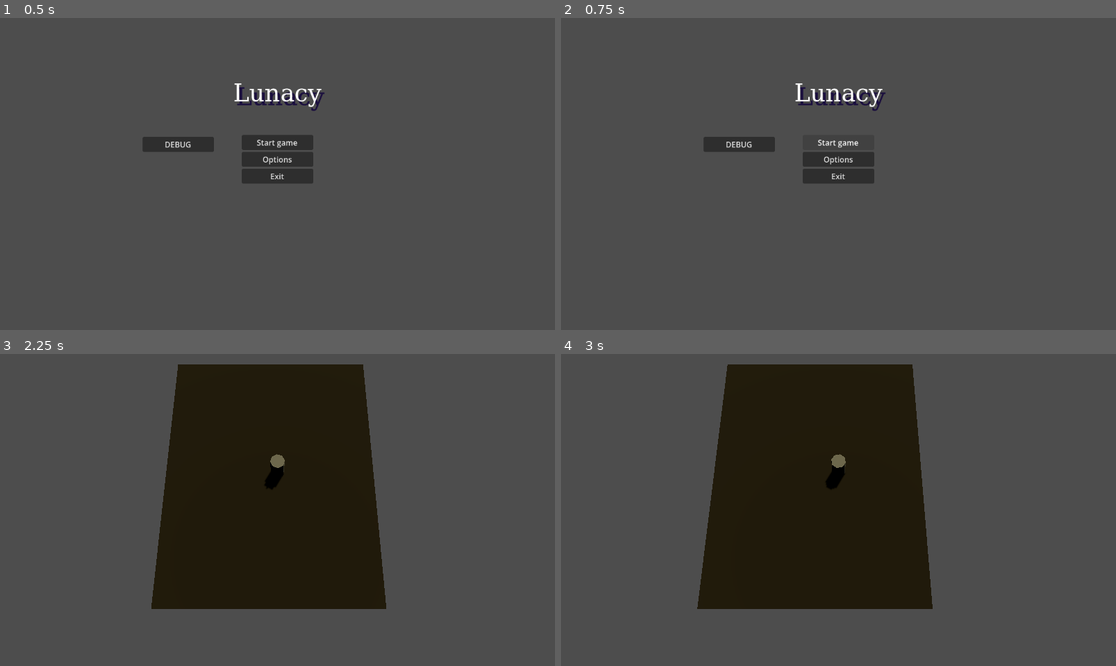
Above: before the commit, frames 1-4 (two rows, left to right).
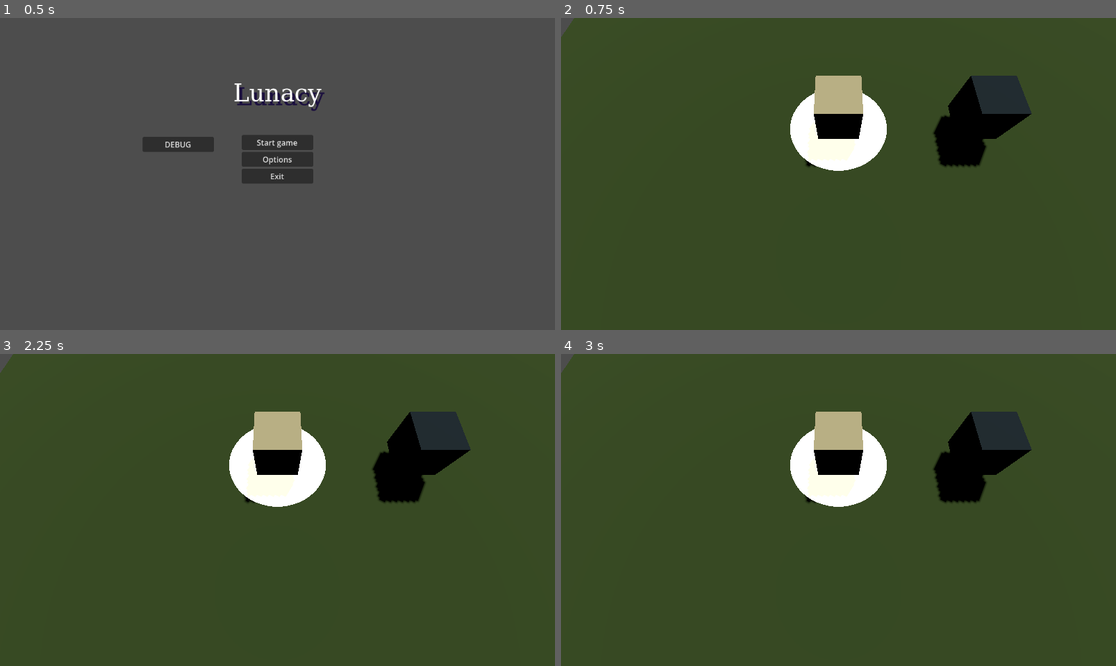
Above: after the commit, the same moments.

Repository: Sufforine/lunacy
Game: Godot game, scene res://scenes/main_menu.tscn
The game is run twice, just before and just after one commit, with the same random seed, the same clock (stepped at 60 frames per second) and the same inputs.
Inputs (mouse positions are in pixels of both pictures, inside the frame that each line leads up to):
- Up to frame 1 (0.5 s): no input
- Up to frame 2 (0.75 s): click "Start game" at 0.5 s
- Up to frame 3 (2.25 s): click (277, 478) at 1.25 s, where only the run before the commit has a clickable "Start game"; click (177, 481) at 2 s, where only the run before the commit has a clickable "DEBUG"
- Up to frame 4 (3 s): tap Enter at 2.75 s; move the mouse to (960, 494) at 2.77 s; hold D (move_right) from 2.78 s (still down); click (960, 494) at 2.92 s

Frame 1 is identical in both runs. In frame 2, 100% of the frame differs, in the area x 0-100%, y 0-100%; in frame 3, 100%; in frame 4, 100%.

Commit message:
hub
пуш хаба на мейн

Diff:
--- a/Scripts/MainMenu/main_menu.gd
+++ b/Scripts/MainMenu/main_menu.gd
@@ -3,3 +3,8 @@
 
 func _on_debug_pressed() -> void:
 	get_tree().change_scene_to_file("res://scenes/mission.tscn") # Replace with function body.
+
+
+func _on_start_pressed() -> void:
+		get_tree().change_scene_to_file("res://scenes/hub.tscn") # Replace with function body.
+ # Replace with function body.
--- /dev/null
+++ b/scenes/house.gd
@@ -0,0 +1,41 @@
+extends StaticBody3D
+
+
+var glow_ring: MeshInstance3D
+var tween: Tween
+
+func _ready():
+	# Настраиваем обнаружение мыши
+	var area = $Area3D
+	area.mouse_entered.connect(_on_mouse_entered)
+	area.mouse_exited.connect(_on_mouse_exited)
+	area.input_event.connect(_on_input_event)
+
+	# Находим круг свечения
+	glow_ring = $GlowRing
+	if glow_ring:
+		glow_ring.visible = false
+
+func _on_mouse_entered():
+	if glow_ring:
+		glow_ring.visible = true
+		# Анимация появления
+		if tween:
+			tween.kill()
+		tween = create_tween()
+		tween.set_ease(Tween.EASE_OUT)
+		tween.set_trans(Tween.TRANS_BACK)
+		tween.tween_property(glow_ring, "scale", Vector3(2.2, 0.2, 2.2), 1.2)
+
+func _on_mouse_exited():
+	if glow_ring:
+		if tween:
+			tween.kill()
+		tween = create_tween()
+		tween.set_ease(Tween.EASE_IN)
+		tween.tween_property(glow_ring, "scale", Vector3(2.0, 0.0, 2.0), 0.3)
+		tween.tween_callback(func(): glow_ring.visible = false)
+
+func _on_input_event(camera, event, position, normal, shape_idx):
+	if event is InputEventMouseButton and event.button_index == MOUSE_BUTTON_LEFT and event.pressed:
+		get_tree().change_scene_to_file("res://scenes/mission.tscn")
--- /dev/null
+++ b/scenes/hub.tscn
@@ -0,0 +1,92 @@
+[gd_scene format=3 uid="uid://cs0c4pqfplg4y"]
+
+[ext_resource type="Script" uid="uid://ox8e1r51aeba" path="res://Scripts/buildings/merchant_house.gd" id="1_qssp3"]
+[ext_resource type="Script" uid="uid://bg726yf0y54c7" path="res://scenes/house.gd" id="2_d1od2"]
+
+[sub_resource type="StandardMaterial3D" id="StandardMaterial3D_qssp3"]
+albedo_color = Color(0.28985527, 0.41622728, 0.27746338, 1)
+
+[sub_resource type="BoxShape3D" id="BoxShape3D_qssp3"]
+
+[sub_resource type="StandardMaterial3D" id="StandardMaterial3D_hcxm3"]
+
+[sub_resource type="CylinderMesh" id="CylinderMesh_qssp3"]
+
+[sub_resource type="StandardMaterial3D" id="StandardMaterial3D_d1od2"]
+transparency = 1
+blend_mode = 1
+albedo_color = Color(1, 0.84824264, 0.63674074, 1)
+emission_enabled = true
+emission = Color(1, 0.8438284, 0.62569994, 1)
+emission_energy_multiplier = 1.47
+
+[sub_resource type="BoxShape3D" id="BoxShape3D_hcxm3"]
+size = Vector3(1.298584, 1.2382813, 1.2089844)
+
+[sub_resource type="StandardMaterial3D" id="StandardMaterial3D_w6xti"]
+albedo_color = Color(0.15717193, 0.23727924, 0.3775836, 1)
+
+[node name="Hub" type="Node3D" unique_id=1911428736]
+
+[node name="Ground" type="Node3D" parent="." unique_id=825151784]
+
+[node name="Camera3D" type="Camera3D" parent="Ground" unique_id=60326794]
+transform = Transform3D(1, 0, 0, 0, 0.34845752, 0.9373246, 0, -0.9373246, 0.34845752, 0, 4.5969715, 3.0657911)
+current = true
+
+[node name="CSGBox3D" type="CSGBox3D" parent="Ground" unique_id=619018719]
+transform = Transform3D(14.829965, 0, 0, 0, 3.8891134, 0, 0, 0, 12.353228, 0.61094046, -0.19225347, 0)
+size = Vector3(1.3204346, 0.030822754, 1)
+material = SubResource("StandardMaterial3D_qssp3")
+
+[node name="DirectionalLight3D" type="DirectionalLight3D" parent="Ground" unique_id=63609339]
+transform = Transform3D(-0.8660254, -0.43301278, 0.25, 0, 0.49999997, 0.86602545, -0.50000006, 0.75, -0.43301266, 0, 0, 0)
+light_color = Color(0.76558864, 0.72944033, 0.548492, 1)
+shadow_enabled = true
+
+[node name="Merchant" type="StaticBody3D" parent="." unique_id=1777797438]
+script = ExtResource("1_qssp3")
+
+[node name="CollisionShape3D" type="CollisionShape3D" parent="Merchant" unique_id=962645088]
+transform = Transform3D(1, 0, 0, 0, 1, 0, 0, 0, 1, 0, 0.68007874, 0)
+shape = SubResource("BoxShape3D_qssp3")
+
+[node name="CSGBox3D" type="CSGBox3D" parent="Merchant" unique_id=1244990541]
+transform = Transform3D(1, 0, 0, 0, 1, 0, 0, 0, 1, 0, 0.68007874, 0)
+material = SubResource("StandardMaterial3D_hcxm3")
+
+[node name="GlowRing" type="MeshInstance3D" parent="Merchant" unique_id=1490451642]
+transform = Transform3D(2.5485697, 0, 0, 0, 0.010874152, 0, 0, 0, 2.537507, 0, 0, 0)
+mesh = SubResource("CylinderMesh_qssp3")
+surface_material_override/0 = SubResource("StandardMaterial3D_d1od2")
+
+[node name="Area3D" type="Area3D" parent="Merchant" unique_id=1426996179]
+input_capture_on_drag = true
+
+[node name="CollisionShape3D" type="CollisionShape3D" parent="Merchant/Area3D" unique_id=1976103615]
+transform = Transform3D(1, 0, 0, 0, 1, 0, 0, 0, 1, 0, 0.68007874, 0)
+shape = SubResource("BoxShape3D_hcxm3")
+
+[node name="House" type="StaticBody3D" parent="." unique_id=1688305351]
+transform = Transform3D(1, 0, 0, 0, 1, 0, 0, 0, 1, 3.3989148, 0, 0)
+script = ExtResource("2_d1od2")
+
+[node name="CollisionShape3D" type="CollisionShape3D" parent="House" unique_id=357602585]
+transform = Transform3D(1, 0, 0, 0, 1, 0, 0, 0, 1, 0, 0.68007874, 0)
+shape = SubResource("BoxShape3D_qssp3")
+
+[node name="CSGBox3D" type="CSGBox3D" parent="House" unique_id=1568500255]
+transform = Transform3D(1, 0, 0, 0, 1, 0, 0, 0, 1, 0, 0.68007874, 0)
+material = SubResource("StandardMaterial3D_w6xti")
+
+[node name="GlowRing" type="MeshInstance3D" parent="House" unique_id=884700525]
+transform = Transform3D(2.5485697, 0, 0, 0, 0.010874152, 0, 0, 0, 2.537507, 0, 0, 0)
+mesh = SubResource("CylinderMesh_qssp3")
+surface_material_override/0 = SubResource("StandardMaterial3D_d1od2")
+
+[node name="Area3D" type="Area3D" parent="House" unique_id=1124535455]
+input_capture_on_drag = true
+
+[node name="CollisionShape3D" type="CollisionShape3D" parent="House/Area3D" unique_id=95793132]
+transform = Transform3D(1, 0, 0, 0, 1, 0, 0, 0, 1, 0, 0.68007874, 0)
+shape = SubResource("BoxShape3D_hcxm3")
--- a/scenes/main_menu.tscn
+++ b/scenes/main_menu.tscn
@@ -85,4 +85,5 @@
 offset_bottom = 278.0
 text = "DEBUG"
 
+[connection signal="pressed" from="VBoxContainer/Start" to="." method="_on_start_pressed"]
 [connection signal="pressed" from="debug" to="." method="_on_debug_pressed"]
Not shown, added: scenes/house.gd.uid
